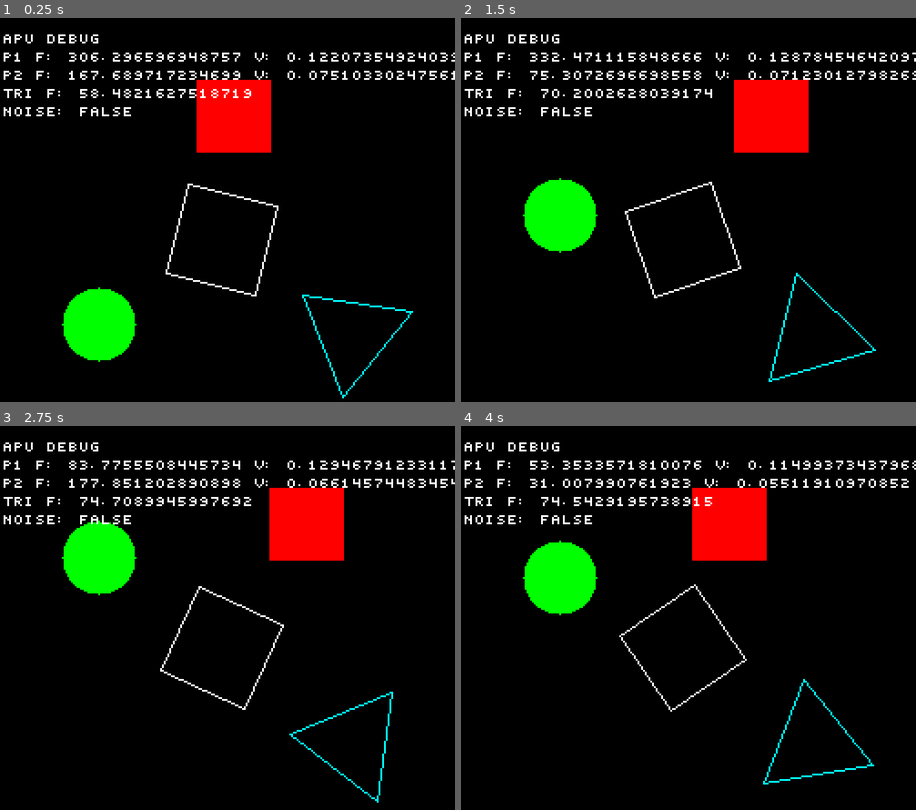
Above: before the commit, frames 1-4 (two rows, left to right).
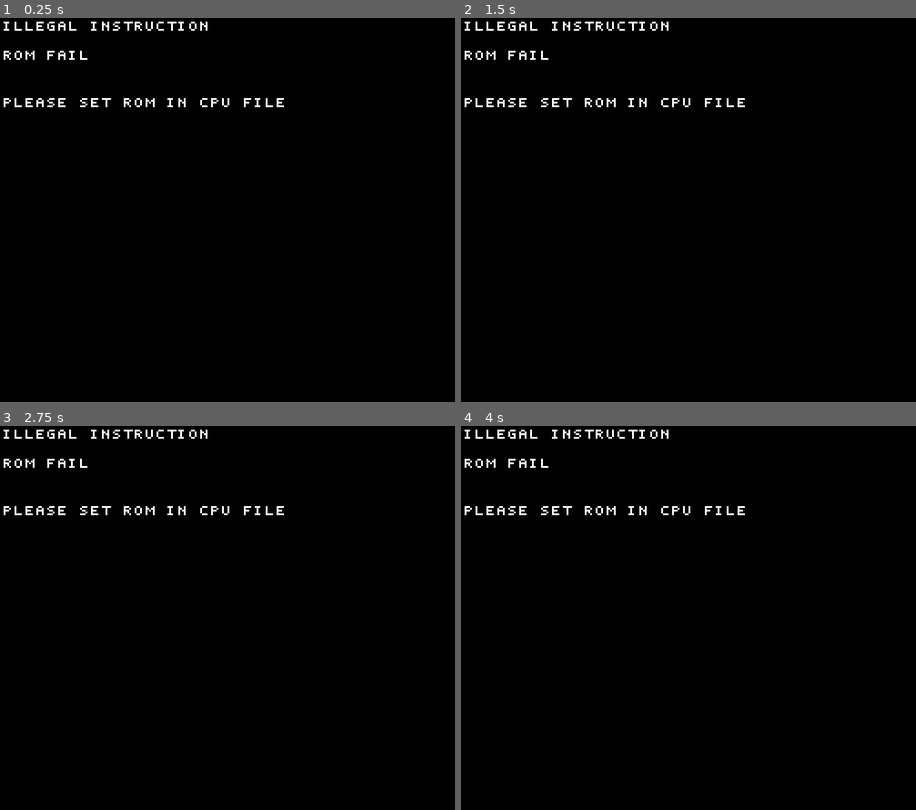
Above: after the commit, the same moments.

Repository: GattoDev-debug/HW-SW
Game: Godot game, scene res://main.tscn
Same seed, same stepped clock (60 frames per second), same inputs: the game is played once before the commit and once after it.
Inputs:
- Up to frame 1 (0.25 s): no input
- Up to frame 2 (1.5 s): tap Enter (ui_accept) at 0.5, 0.77 s
- Up to frame 3 (2.75 s): tap Enter (ui_accept) at 1.52, 2 s
- Up to frame 4 (4 s): tap Enter (ui_accept) at 3.02, 3.5, 3.77 s

The runs differ from the first frame. In frame 1, 8.9% of the frame differs, in the area x 0-100%, y 0-100%; in frame 2, 9.0%, in the area x 0-100%, y 0-95%; in frame 3, 9.0%; in frame 4, 8.9%.

Commit message:
better way of loading rom

Diff:
--- a/Hardware/CPU.gd
+++ b/Hardware/CPU.gd
@@ -2,13 +2,13 @@
 class_name CPU
 
 ## CPU (Central Processing Unit)
-
+@export_file("*.gd") var rom_file : String = "res://Software/ROM.gd"
 ## Picture Processing Unit
 var ppu: PPU
 ## Audio Processing Unit
 var apu: APU
 ## Read Only Memory
-var rom: ROM
+var rom: Node
 ## Random Access Memory
 var ram: RAM
 ## Is game paused?
@@ -19,7 +19,7 @@
 var crashed := false
 
 func _ready():
-
+	rom = prepare_rom(rom_file)
 	get_window().size = Vector2(512, 512)
 	get_window().move_to_center()
 
@@ -36,8 +36,6 @@
 	add_child(ram)
 
 
-	## load ROM
-	rom = ROM.new()
 	## connect hardware to ROM
 	if "ppu" in rom: rom.ppu = ppu
 	if "apu" in rom: rom.apu = apu
@@ -52,7 +50,7 @@
 	# RAM SELF TEST END
 	add_child(rom)
 	await get_tree().process_frame
-	if rom.name != "ROM": panic("ROM NAME MISMATCH")
+	if rom.name != "ROM": panic("ROM FAIL", "PLEASE SET ROM IN CPU FILE")
 func _process(delta):
 
 	if crashed:
@@ -113,3 +111,7 @@
 		full_reason,
 		Color.WHITE
 	)
+func prepare_rom(rom_path : String) -> Node:
+	var node = Node.new()
+	node.set_script(load(rom_path))
+	return node
--- a/Software/ROM.gd
+++ b/Software/ROM.gd
@@ -1,5 +1,4 @@
 extends Node
-class_name ROM
 
 ## ROM / Program cartridge
 
--- a/main.tscn
+++ b/main.tscn
@@ -4,3 +4,4 @@
 
 [node name="CPU" type="Node" unique_id=887586906]
 script = ExtResource("1_ig7tw")
+rom_file = "uid://dqo412ep46mdn"
